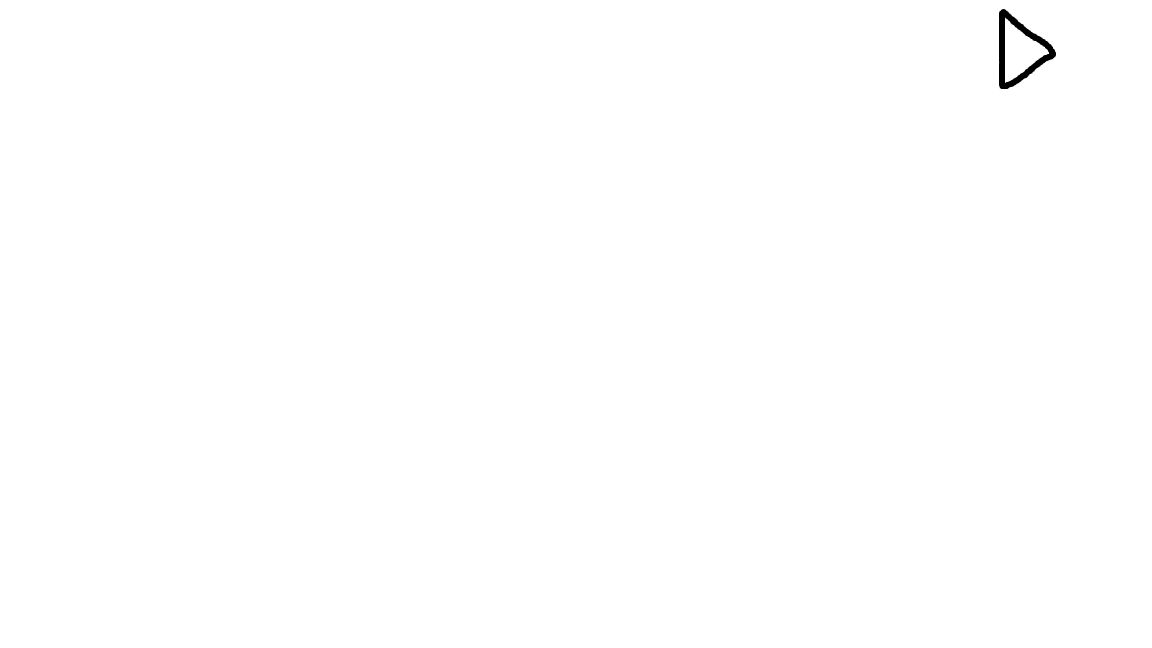
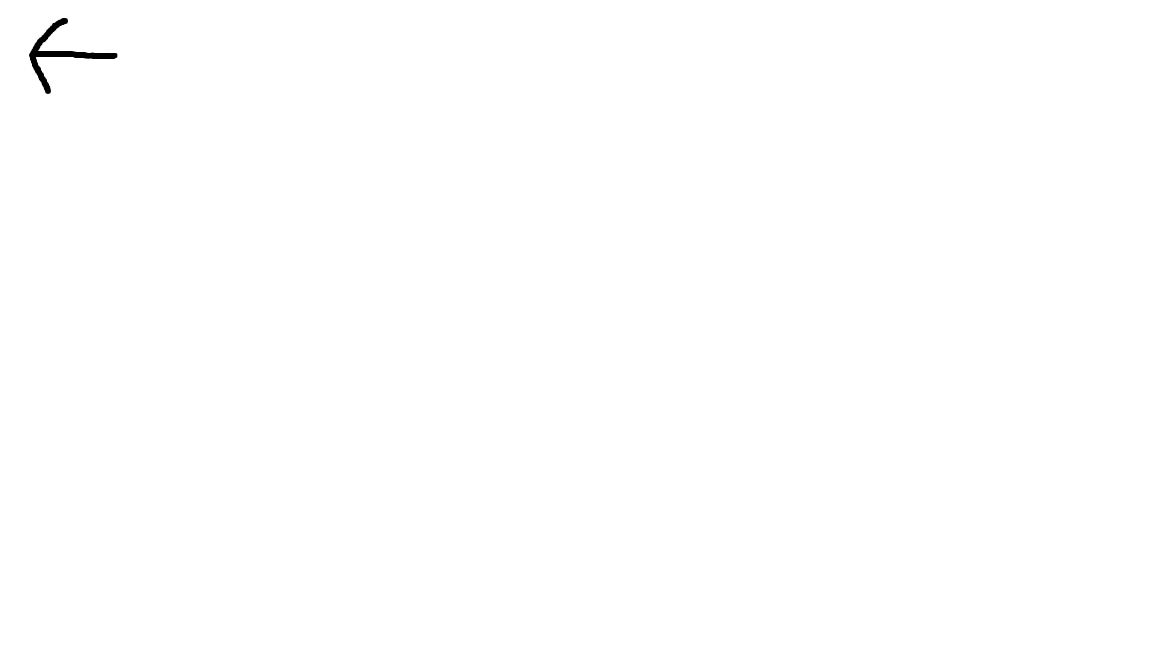
Layered file, before and after one edit (1152 × 648). Changes by layer:
added layer "Layer #11" above "Pasted Layer" over [29, 18, 118, 94]
hid "Pasted Layer" over [999, 9, 1056, 89]
